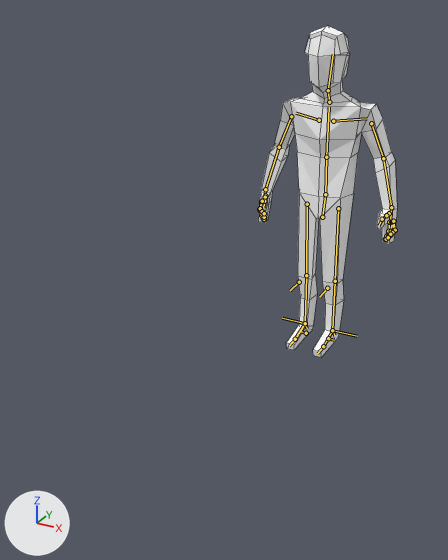
The Blender file Assets/FBX/Character/Character.blend, before and after one commit.
Rendered twice from a 50 mm camera at (1.44, -3.96, 2.59) aimed at (-0.18, -1.02, 1.11). The axes (+X, +Y, +Z) are drawn at lower left. The lights are the same throughout. The bones that bend it are drawn over the model as lines. Mesh edges are drawn as thin lines.
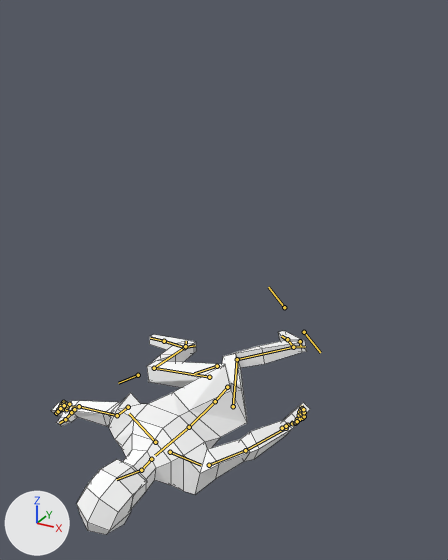
The newer file adds an action. The first version stands in its rest pose; the second is drawn at frame 1 of the action 'Dead'.

What differs and where, as boxes [x1, y1, x2, y2] in the pictures (448 x 560 px):
'Mesh', posed (86% wider, 38% shorter): before [258, 26, 397, 357]; after [51, 331, 310, 535]
bone 'hips', root to tip: before (322, 217) to (325, 194); after (227, 387) to (215, 401)
bone 'chest', root to tip: before (326, 157) to (329, 107); after (189, 427) to (155, 455)
bone 'forearm.L', root to tip: before (383, 158) to (391, 207); after (245, 450) to (286, 428)
bone 'upper_arm.R', root to tip: before (291, 116) to (279, 147); after (128, 407) to (117, 415)
bone 'forearm.R', root to tip: before (279, 147) to (265, 189); after (117, 415) to (79, 406)
bone 'thigh.L', root to tip: before (338, 208) to (335, 281); after (233, 406) to (237, 359)
bone 'shin.L', root to tip: before (335, 281) to (332, 330); after (237, 359) to (293, 347)
bone 'thigh.R', root to tip: before (307, 204) to (306, 275); after (209, 377) to (154, 368)
bone 'shin.R', root to tip: before (306, 275) to (305, 323); after (154, 368) to (184, 347)

The change in detail:
Bone 'hips' (bone_hips) moves from (0.0, 0.0, 0.0) to (-0.143, -0.633, 0.804).
Bone 'hips' (bone_hips) turns from (0, 0, 0) to (92, 0, -38) degrees about its own x, y and z.
Bone 'chest' (bone_chest) turns from (0, 0, 0) to (-2, 27, 3) degrees about its own x, y and z.
Bone 'forearm.L' (bone_forearm_l) turns from (0, 0, 0) to (-9, 3, -2) degrees about its own x, y and z.
Bone 'upper_arm.R' (bone_upper_arm_r) turns from (0, 0, 0) to (71, 19, 35) degrees about its own x, y and z.
Bone 'forearm.R' (bone_forearm_r) turns from (0, 0, 0) to (1, -3, -42) degrees about its own x, y and z.
Bone 'thigh.L' (bone_thigh_l) turns from (0, 0, 0) to (-27, 27, 4) degrees about its own x, y and z.
Bone 'shin.L' (bone_shin_l) moves from (0.0, 0.0, 0.0) to (0.044, 0.275, 0.157).
Bone 'shin.L' (bone_shin_l) turns from (0, 0, 0) to (66, 15, -18) degrees about its own x, y and z.
Bone 'thigh.R' (bone_thigh_r) turns from (0, 0, 0) to (-87, 29, -13) degrees about its own x, y and z.
Bone 'shin.R' (bone_shin_r) turns from (0, 0, 0) to (69, -4, 21) degrees about its own x, y and z.
